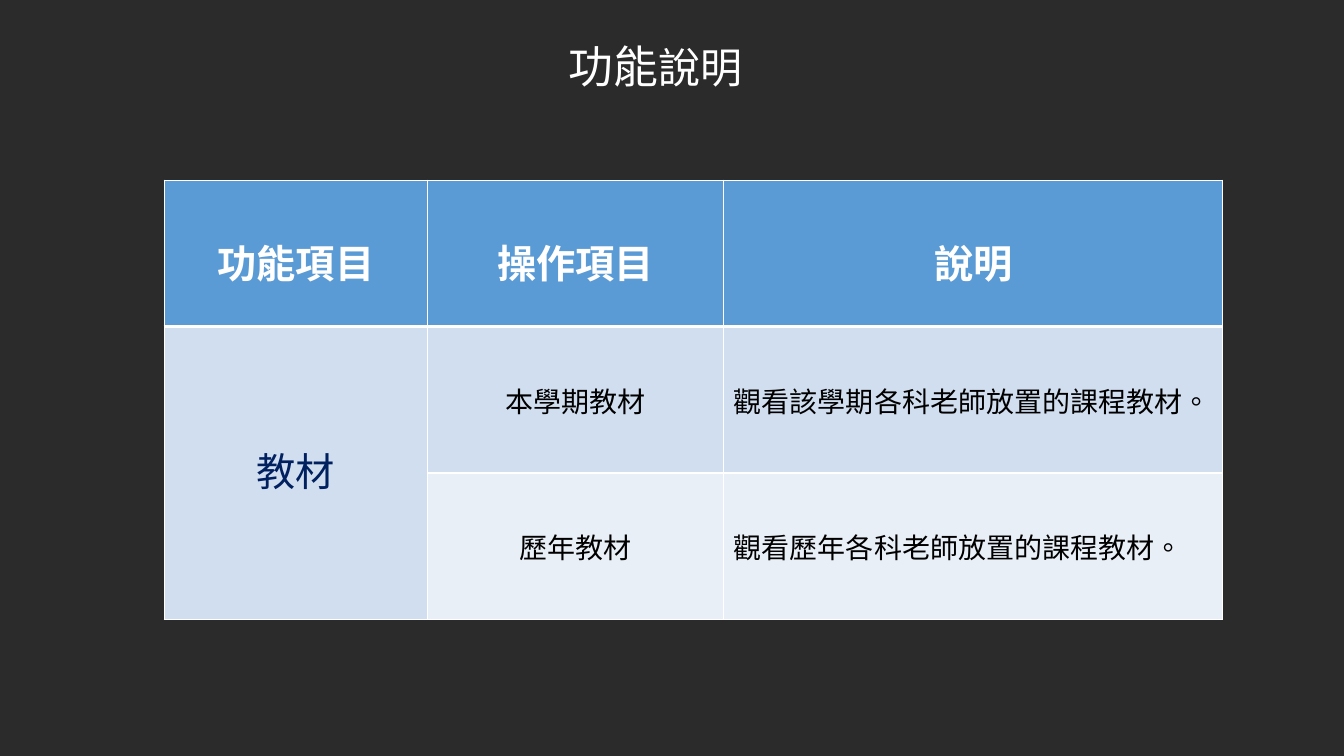
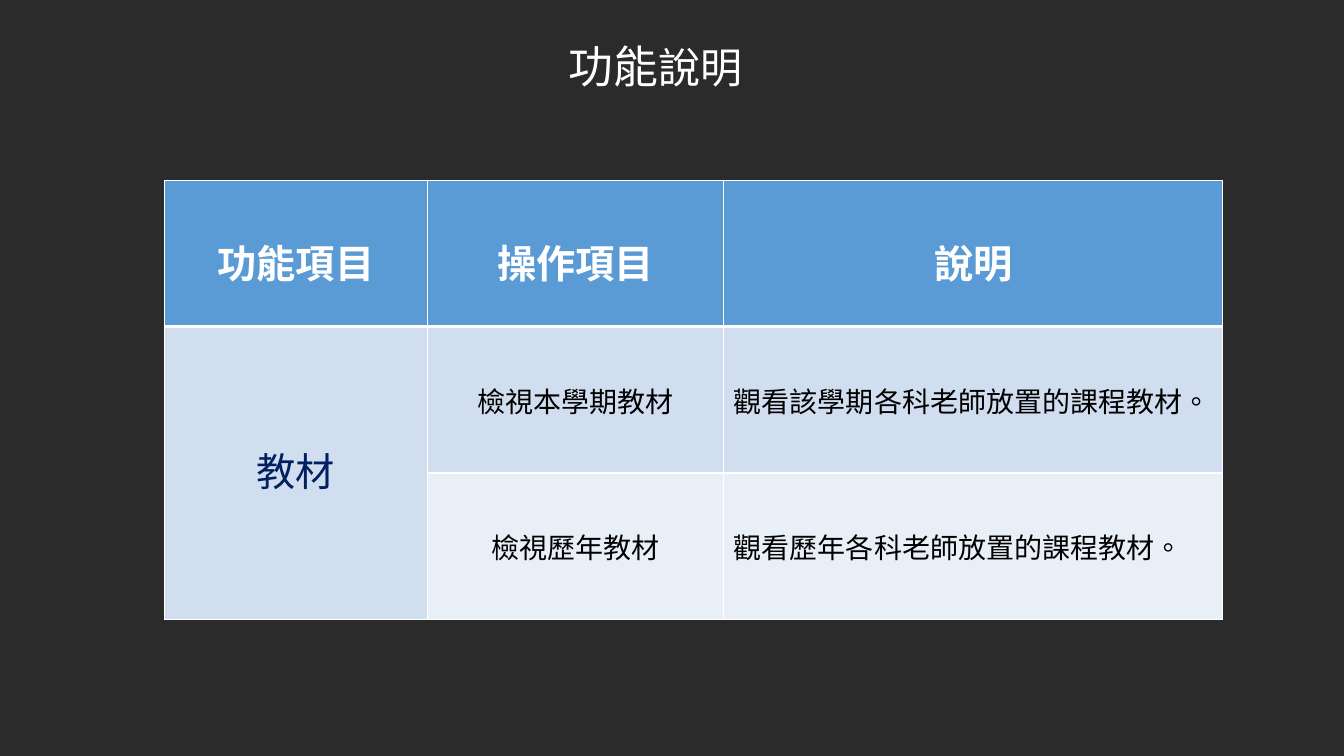
Before and after one commit to JammyTW/107_SE_Team-5, a slide deck: slide 10 of 軟體工程Team5報告 .pptx. Drawn at 1344x756 pixels with LibreOffice and Linux fonts; fonts in the diff are those of the drawing; background and template pictures are left out; a plain dark background stands for a picture behind light text. Boxes give left, top, right and bottom in pixels: in the first picture for what was removed or moved away, otherwise in the second. Text is boxed around its words. In the diff, an @@ line names an element or a change of style, - is before the commit and + after.

```diff
--- a/軟體工程Team5報告 .pptx
+++ b/軟體工程Team5報告 .pptx
@@ table at (x1=164, y1=180, x2=1223, y2=620) @@
-row 2, column 2: 本學期教材
+row 2, column 2: 檢視本學期教材
-row 3, column 2: 歷年教材
+row 3, column 2: 檢視歷年教材
```
Also in this commit, not shown: 8 other slides changed, 6 slides added, 1 other file.
